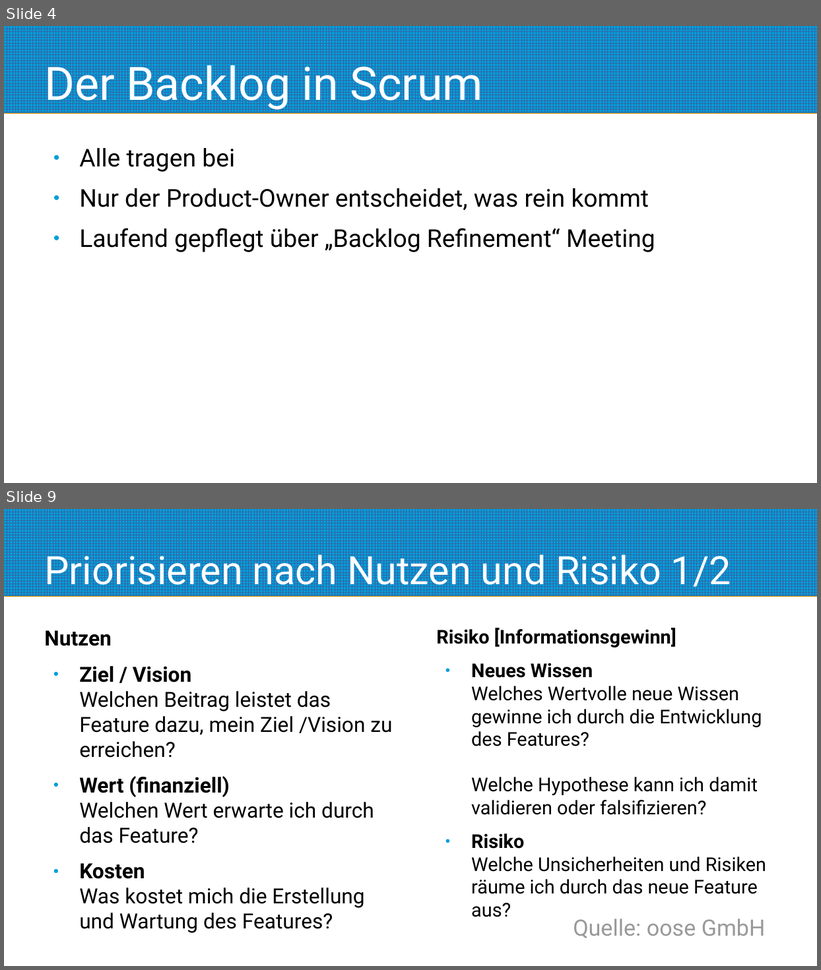
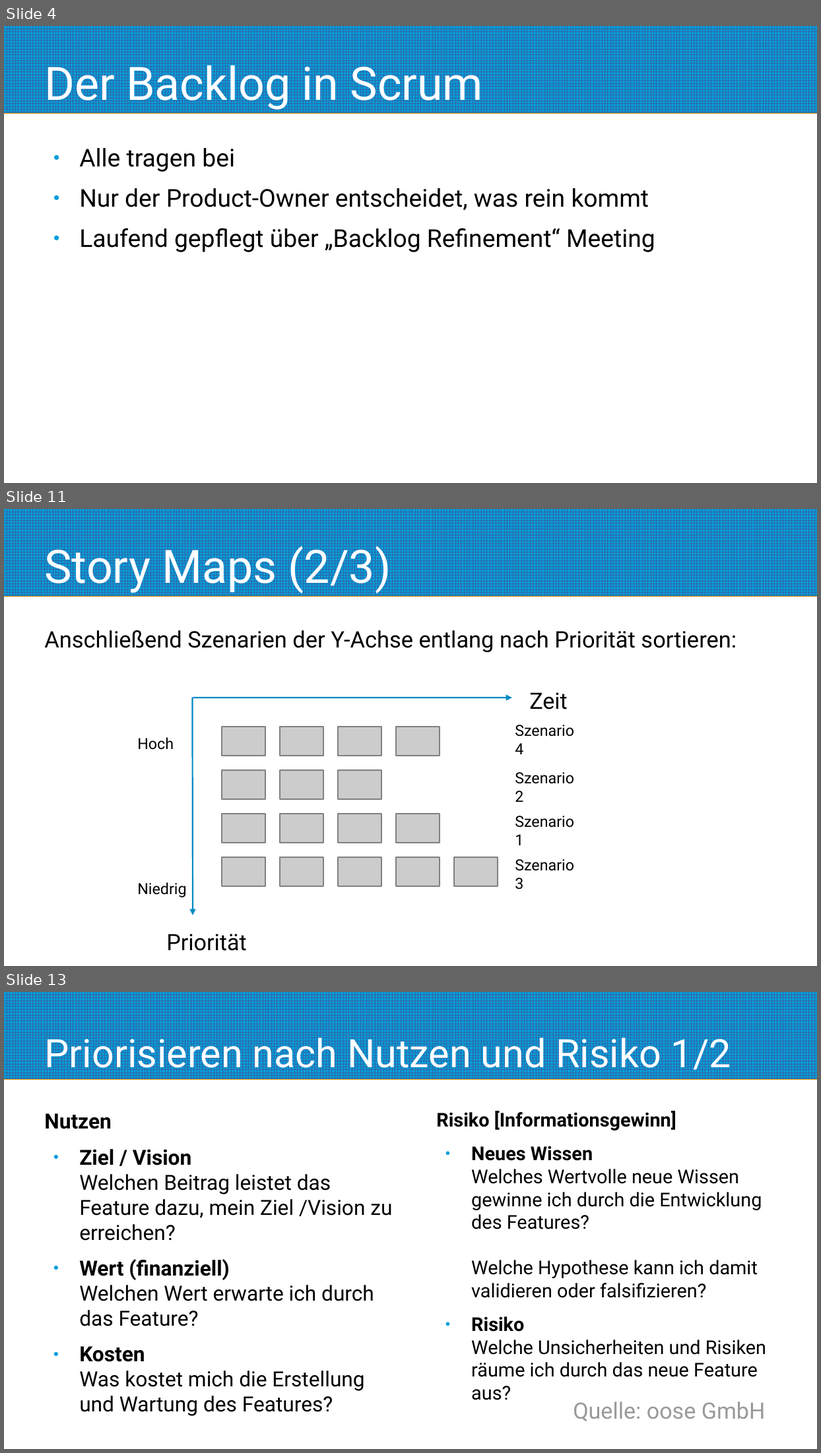
Before and after one commit to roskakori/talks, a slide deck: campus02/erweiterte_aspekte_der_agilitaet/02 Agile Produktentwicklung (Fortsetzung)/03 Backlog und Priorisierung.odp. Shown one above the other, each under a label of ours: slides 4 and 9 before the commit, slides 4, 11 and 13 after it; the slides between them are not shown. The pictures are 821x970 and 821x1453 pixels, drawn with LibreOffice and Linux fonts; fonts in the diff are those of the drawing. Boxes give left, top, right and bottom in pixels: in the first picture for what was removed or moved away, otherwise in the second. Text is boxed around its words. In the diff, an @@ line names an element or a change of style, - is before the commit and + after.

Commit message:
* 02/03 Backlog und Priorisierung   * Prioisieren mit ICE-Scoring ergänzt   * Prioisieren mit Story Maps ergänzt
* 04/06 Kanban Metriken und Service Level
  * Scrum SLA präzisiert: Aufgaben vs Sprint-Ziele
  * Zusammenfassung vervollständigt.

* 04/11 Verbesserung im widrigen Umfeld
  * Folie zu Gelassenheit ergänzt
  * Folie zu innerem Antrieb ergänzt

```diff
--- a/campus02/erweiterte_aspekte_der_agilitaet/02 Agile Produktentwicklung (Fortsetzung)/03 Backlog und Priorisierung.odp
+++ b/campus02/erweiterte_aspekte_der_agilitaet/02 Agile Produktentwicklung (Fortsetzung)/03 Backlog und Priorisierung.odp
@@ slide 11 added at (4, 509, 817, 966), background #FFFFFF; not listed: 1 template element that a slide beside it also shows @@
@@ title added at (44, 541, 391, 594), 45 pt, text #FFFFFF @@
+Story Maps (2/3)
@@ text added at (44, 630, 737, 653), 22.2 pt, text #000000 @@
+Anschließend Szenarien der Y-Achse entlang nach Priorität sortieren:
@@ arrow added from (192, 698) to (193, 916), #008AC2 1.42 pt @@
@@ arrow added from (193, 698) to (512, 698), #008AC2 1.42 pt @@
@@ text added at (529, 692, 568, 710), 22 pt, text #000000 @@
+Zeit
@@ text added at (515, 725, 574, 755), 15 pt, text #000000 @@
+Szenario 4
@@ text added at (137, 737, 174, 750), 15 pt, text #000000 @@
+Hoch
@@ rectangle added at (222, 727, 265, 755), fill #CCCCCC, outline #808080 1.42 pt @@
@@ rectangle added at (280, 727, 323, 755), fill #CCCCCC, outline #808080 1.42 pt @@
@@ rectangle added at (338, 727, 382, 755), fill #CCCCCC, outline #808080 1.42 pt @@
@@ rectangle added at (396, 727, 440, 755), fill #CCCCCC, outline #808080 1.42 pt @@
@@ rectangle added at (222, 770, 265, 799), fill #CCCCCC, outline #808080 1.42 pt @@
@@ rectangle added at (280, 770, 323, 799), fill #CCCCCC, outline #808080 1.42 pt @@
@@ rectangle added at (338, 770, 382, 799), fill #CCCCCC, outline #808080 1.42 pt @@
@@ text added at (515, 772, 574, 802), 15 pt, text #000000 @@
+Szenario 2
@@ rectangle added at (222, 814, 265, 842), fill #CCCCCC, outline #808080 1.42 pt @@
@@ rectangle added at (280, 814, 323, 842), fill #CCCCCC, outline #808080 1.42 pt @@
@@ rectangle added at (338, 814, 382, 842), fill #CCCCCC, outline #808080 1.42 pt @@
@@ rectangle added at (396, 814, 440, 842), fill #CCCCCC, outline #808080 1.42 pt @@
@@ text added at (515, 816, 574, 846), 15 pt, text #000000 @@
+Szenario 1
@@ rectangle added at (222, 857, 265, 886), fill #CCCCCC, outline #808080 1.42 pt @@
@@ rectangle added at (280, 857, 323, 886), fill #CCCCCC, outline #808080 1.42 pt @@
@@ rectangle added at (338, 857, 382, 886), fill #CCCCCC, outline #808080 1.42 pt @@
@@ rectangle added at (396, 857, 440, 886), fill #CCCCCC, outline #808080 1.42 pt @@
@@ rectangle added at (454, 857, 498, 886), fill #CCCCCC, outline #808080 1.42 pt @@
@@ text added at (515, 859, 574, 890), 15 pt, text #000000 @@
+Szenario 3
@@ text added at (137, 883, 186, 898), 15 pt, text #000000 @@
+Niedrig
@@ text added at (166, 934, 246, 951), 22 pt, text #000000 @@
+Priorität
@@ what was slide 9 is now slide 13 @@
```
Also in this commit, not shown: 4 slides changed, 3 other slides added, 3 other files.
